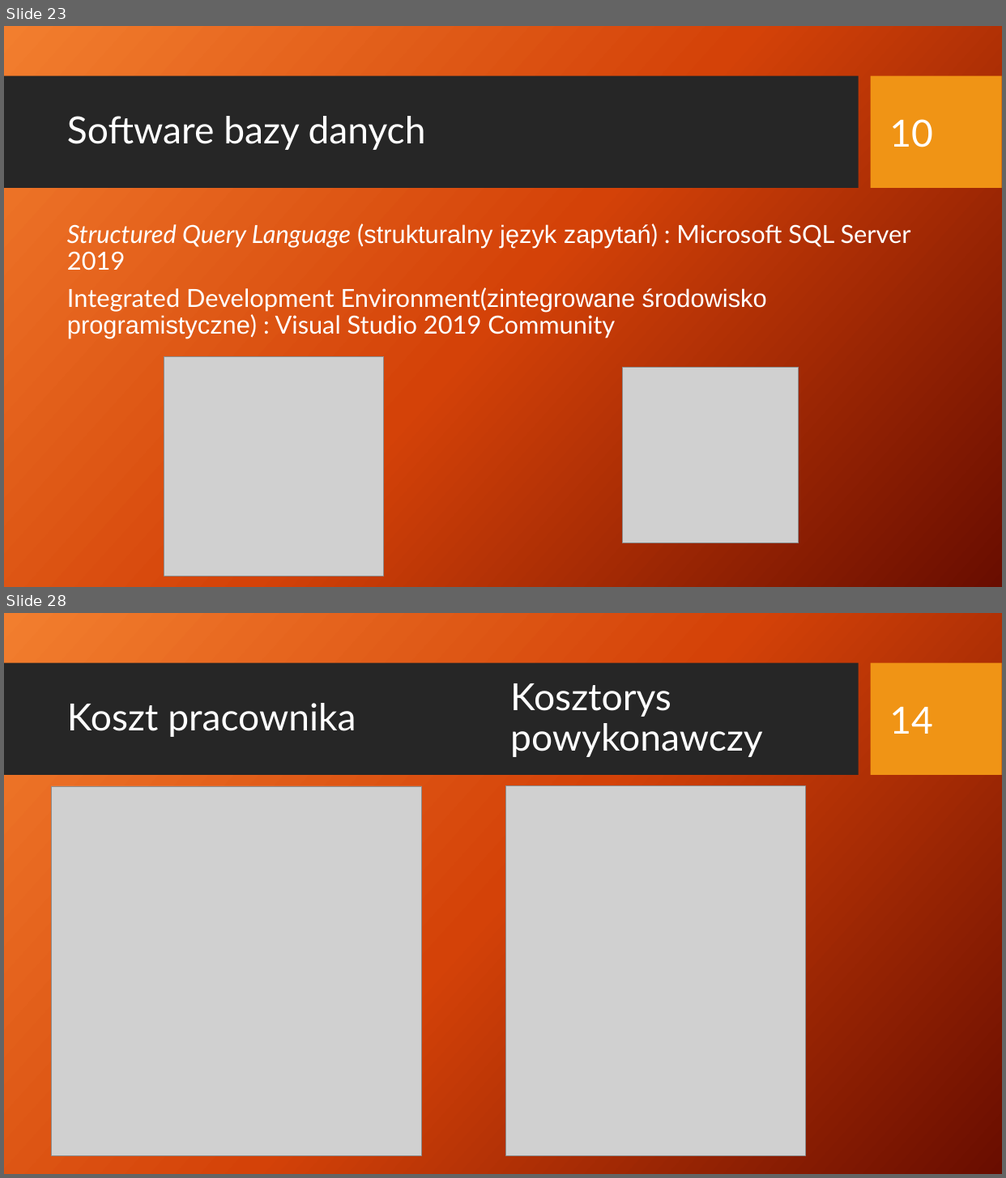
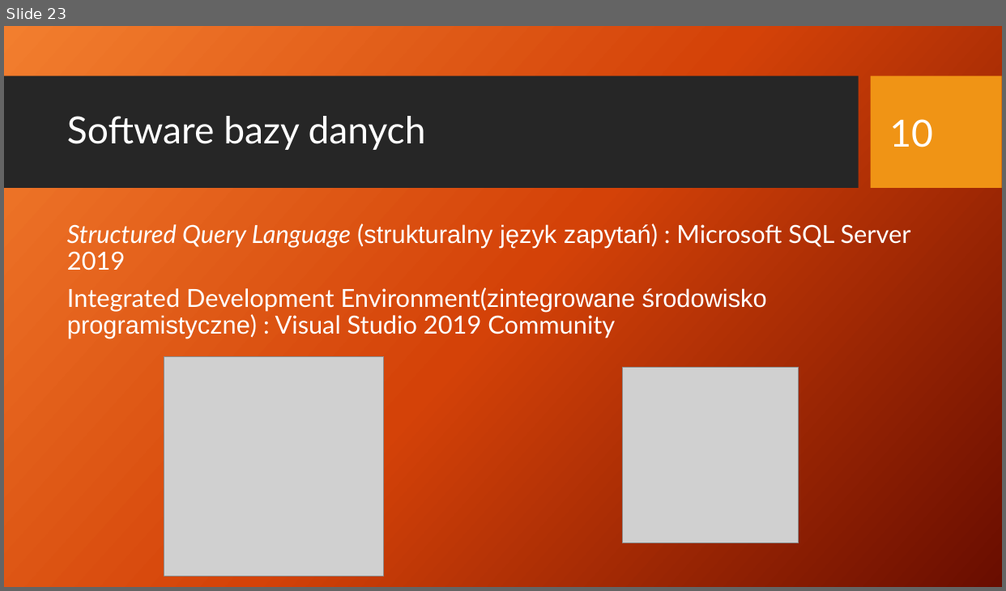
Before and after one commit to rudnickirobert/KWZP2021, a slide deck: Prezentacja_29.04.pptx. Shown one above the other, each under a label of ours: slides 23 and 28 before the commit, slide 23 after it; the slides between them are not shown. The pictures are 1006x1178 and 1006x591 pixels, drawn with LibreOffice and Linux fonts; fonts in the diff are those of the drawing; grey boxes stand for pictures; background and template pictures are left out. Boxes give left, top, right and bottom in pixels: in the first picture for what was removed or moved away, otherwise in the second. Text is boxed around its words. In the diff, an @@ line names an element or a change of style, - is before the commit and + after.

Commit message:
Prezentacja alg_kosztorys

```diff
--- a/Prezentacja_29.04.pptx
+++ b/Prezentacja_29.04.pptx
@@ slide 28 removed at (4,613,1002,1174), background picture (left out); not listed: 2 template elements that a slide beside it also shows @@
@@ text removed at (510,683,762,757) @@
-Kosztorys powykonawczy
@@ title removed at (67,703,356,737) @@
-Koszt pracownika
@@ text removed at (889,707,933,734) @@
-14
@@ picture removed at (51,786,422,1157) @@
@@ picture removed at (505,786,805,1156) @@
```
Also in this commit, not shown: 9 slides changed, 7 slides added, 2 other slides removed.
